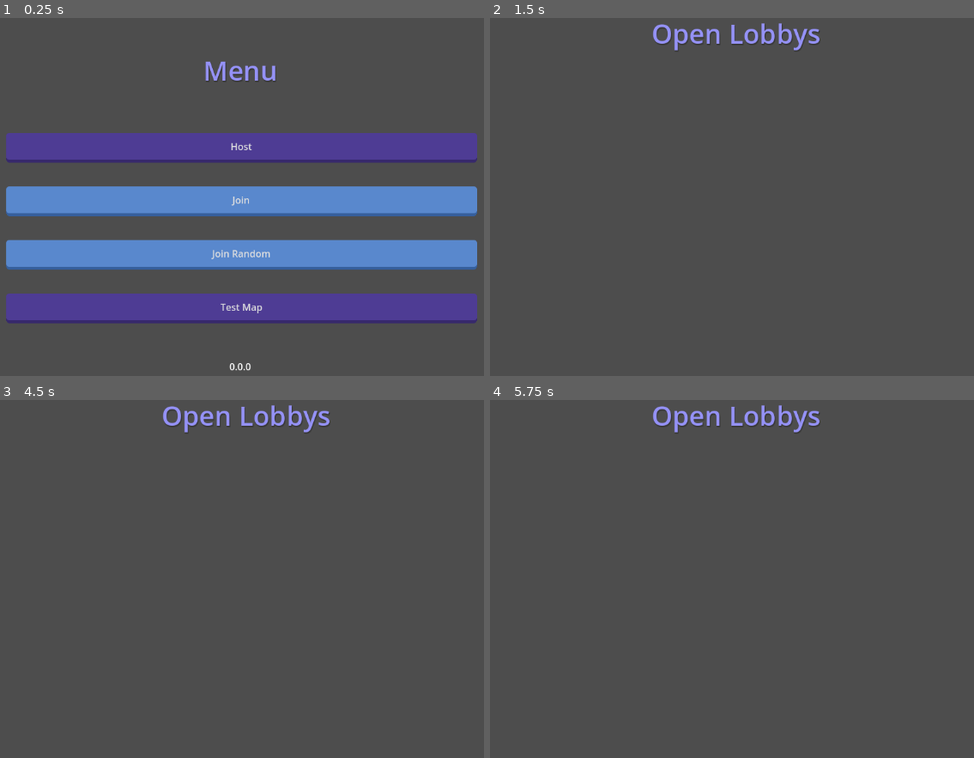
Above: before the commit, frames 1-4 (two rows, left to right).
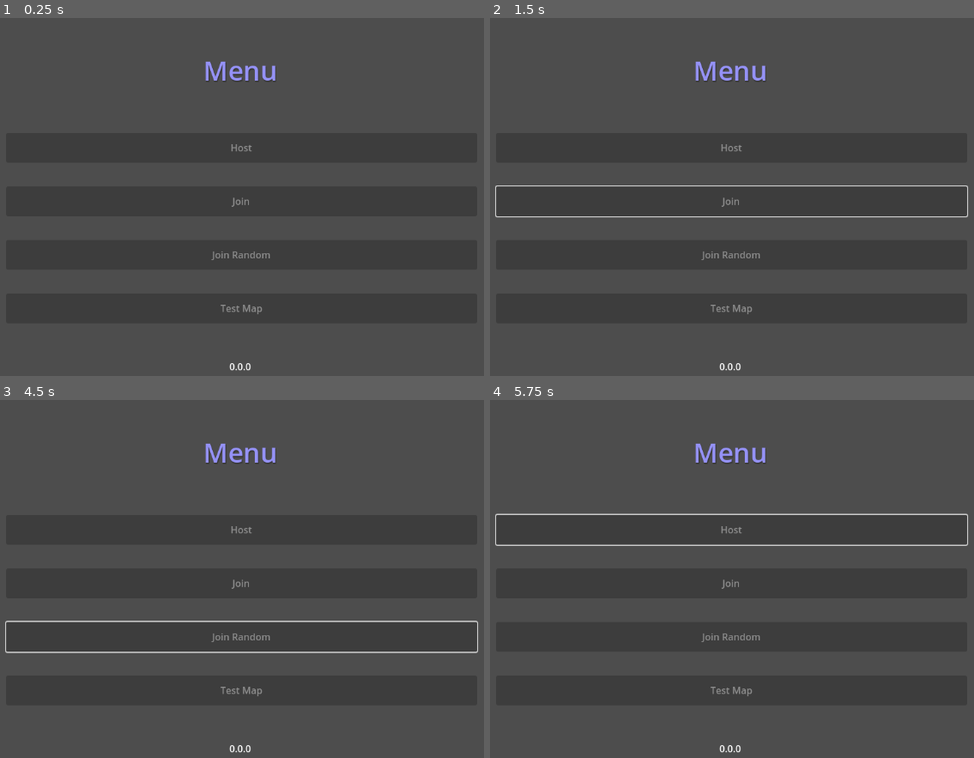
Above: after the commit, the same moments.

Repository: DragonCat4012/Shyv_Game
Game: Godot game, scene res://Scenes/menu.tscn
Same seed, same stepped clock (60 frames per second), same inputs: the game is played once before the commit and once after it.
Inputs (mouse positions are in pixels of both pictures, inside the frame that each line leads up to):
- Up to frame 1 (0.25 s): no input
- Up to frame 2 (1.5 s): click (732, 200) at 0.5 s, where only the run before the commit has a clickable "Join"; move the mouse to (882, 186) at 1.27 s; right-click (882, 186) at 1.35 s; click (882, 186) at 1.42 s
- Up to frame 3 (4.5 s): drag from (101, 607) to (208, 664) at 2.02 s; move the mouse to (309, 503) at 2.77 s; right-click (309, 503) at 2.85 s; click (309, 503) at 2.92 s; drag from (208, 664) to (33, 532) at 3.52 s; move the mouse to (445, 647) at 4.27 s; right-click (445, 647) at 4.35 s; click (445, 647) at 4.42 s
- Up to frame 4 (5.75 s): drag from (523, 532) to (625, 493) at 5.02 s

The runs differ from the first frame. In frame 1, 33% of the frame differs, in the area x 1-99%, y 32-86%; in frame 2, 1.9%; in frame 3, 2.4%; in frame 4, 2.4%.

Commit message:
join lobby from overview

Diff:
--- a/GamManager.gd
+++ b/GamManager.gd
@@ -15,7 +15,8 @@
 var building_tiles: Array[BuildingTiles] = []
 
 # Peer managment
-var connected = false
+var connected = false # Lobby/Game
+var connectedToServer = false # Server
 var ownID: int = -1
 var isHost = false
 var lobbyCode: int = -1
@@ -44,13 +45,18 @@
 	multiplayer.connected_to_server.connect(self._on_join_succeed)
 	multiplayer.connection_failed.connect(self._on_join_failure)
 
+func _connect_to_server():
+	if connectedToServer:
+		return
+	connected = false
+	connectedToServer = false # disable menu buttons if false
+	multiplayer_peer.create_client(Adress, Port)
+	multiplayer.multiplayer_peer = multiplayer_peer
+
 func _on_host_pressed():
 	isHost = true
-
-	multiplayer_peer.create_client(Adress, Port)
-	multiplayer.multiplayer_peer = multiplayer_peer
-
 	print_signed("created host id: ", multiplayer.get_unique_id())
+	rpc_id(1,"on_lobby_create")
 
 	return # TODO: let server ahndle that? not sure
 	multiplayer_peer.peer_connected.connect(
@@ -66,29 +72,27 @@
 			rpc("_on_player_diconnected", old_peer_id)
 			removePlayer(old_peer_id)
 	)
-
+func _on_join_lobby_pressed(lobbyCode):
+	rpc_id(1,"on_lobby_joined", lobbyCode)
+	print("Trying to join selected lobby")
 
 func _on_join_pressed():
-	multiplayer_peer.create_client(Adress, Port)
-	multiplayer.multiplayer_peer = multiplayer_peer
+	rpc_id(1,"on_random_lobby_joined")
+	#print("Trying to join random lobby")
 
 func _on_join_succeed():
 	multiplayer.multiplayer_peer = multiplayer_peer
 	get_tree().set_multiplayer(multiplayer)
+
 	ownID = multiplayer.get_unique_id()
-
-	print_signed("joined as: ", multiplayer.get_unique_id())
-
-	connected = true
+	print_signed("connected to server as: ", multiplayer.get_unique_id())
+
+	connectedToServer = true
 	EventSystem.CONNECTED_SUCCESSFULL.emit()
 
-	if isHost:
-		rpc_id(1,"on_lobby_create")
-	else:
-		rpc_id(1,"on_random_lobby_joined")
-		# TODO: if lobbyCode is there send this instead
-
 func _on_join_failure():
+	connectedToServer = false
+	connected = false
 	print("Failed to connect to Server")
 
 
@@ -105,7 +109,9 @@
 
 @rpc("authority", "reliable")
 func lobby_found(lobbyID):
+	GamManager.connected = true
 	lobbyCode = lobbyID
+	EventSystem.LOBBY_JOINED.emit()
 
 @rpc("any_peer", "reliable")
 func request_lobbys():
--- a/Global/EventSystem.gd
+++ b/Global/EventSystem.gd
@@ -3,6 +3,7 @@
 # Lobby
 signal CONNECTED_SUCCESSFULL
 signal FOUND_OPEN_LOBBYS(lobbys)
+signal LOBBY_JOINED
 
 # Host
 signal PHASE_UPDATED(phase)
--- a/Scenes/Lobby/OpenLobbys.gd
+++ b/Scenes/Lobby/OpenLobbys.gd
@@ -9,6 +9,7 @@
 var lobbys = []
 
 func _ready():
+	EventSystem.LOBBY_JOINED.connect(_navigate_to_lobby)
 	EventSystem.FOUND_OPEN_LOBBYS.connect(_updated_lobbys)
 	_updated_lobbys(lobbys)
 
@@ -18,10 +19,15 @@
 	for i in lobbys:
 		var box = h_box_container.duplicate()
 		box.visible = true
-		var button = button.duplicate()
-		button.connect("pressed", _on_join_pressed(i))
-		var label = label.duplicate()
-		label.text = i
+		for ch in box.get_children():
+			if ch.name == "Button":
+				ch.pressed.connect(self._on_join_pressed.bind(i))
+			elif ch.name == "Label":
+				ch.text = str(i)
+		v_box_container.add_child(box)
 
 func _on_join_pressed(lobby):
-	print("wanna jaoin? ", lobby)
+	GamManager._on_join_lobby_pressed(lobby)
+
+func _navigate_to_lobby():
+	get_tree().change_scene_to_file(SceneManager.PEERSCENE)
--- a/Scenes/menu.gd
+++ b/Scenes/menu.gd
@@ -1,5 +1,6 @@
 extends Node2D
 @onready var version_label = $VersionLabel
+@onready var v_box_container = $VBoxContainer
 
 func _ready():
 	# Load version Info
@@ -8,9 +9,22 @@
 	file.close()
 	version_label.text = version
 	EventSystem.CONNECTED_SUCCESSFULL.connect(_change_to_peer_view)
+	GamManager._connect_to_server()
+
+var lastDisabled = false
+func _process(delta):
+	var disabled = true
+	if GamManager.connectedToServer:
+		disabled = false
+
+	if lastDisabled == disabled:
+		return
+
+	for child in v_box_container.get_children():
+		child.disabled = disabled
+	lastDisabled = disabled
 
 func _on_join_button_pressed():
-	GamManager._on_join_pressed()
 	GamManager._request_lobbies()
 	get_tree().change_scene_to_file(SceneManager.OPENGAMESSELECTION)
 
